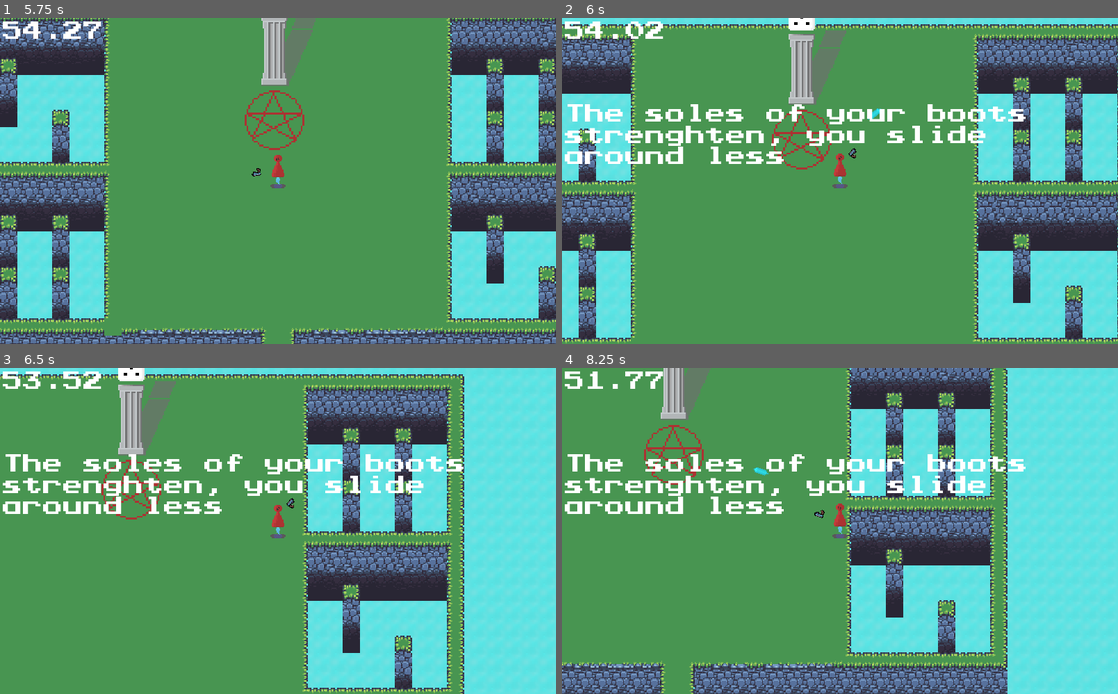
Above: before the commit, frames 1-4 (two rows, left to right).
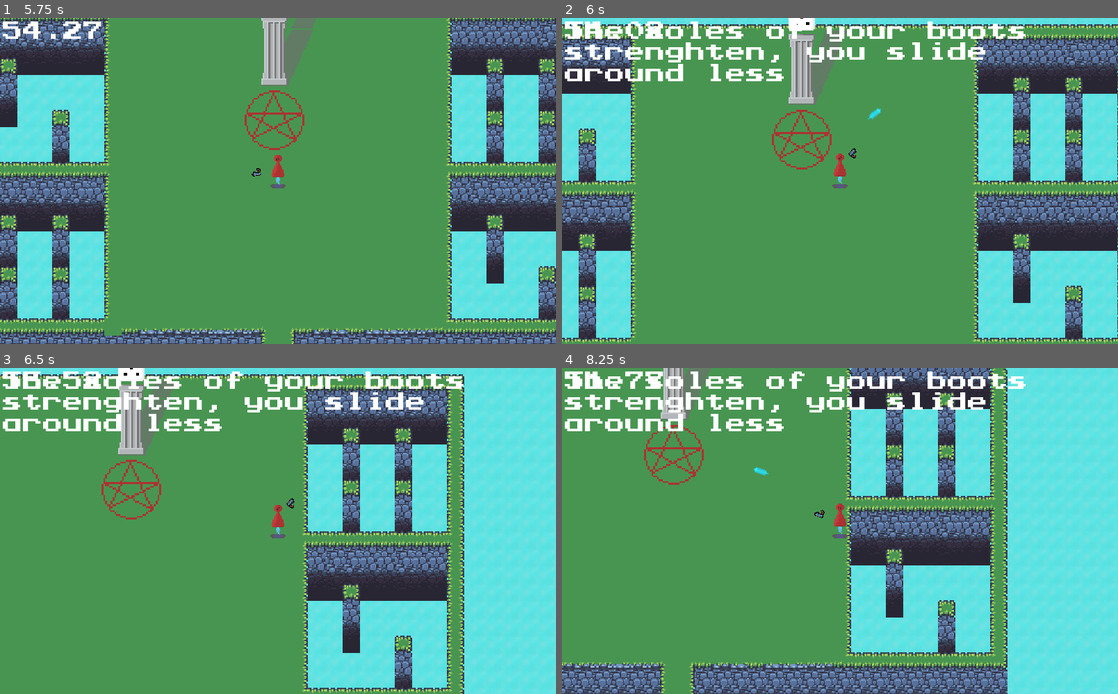
Above: after the commit, the same moments.

Repository: whoisEllie/GMTKJam_2022
Game: Godot game, scene res://Levels/RandomScene.tscn
Same seed, same stepped clock (60 frames per second), same inputs: the game is played once before the commit and once after it. This scene is started directly instead of the project's main scene.
Inputs (mouse positions are in pixels of both pictures, inside the frame that each line leads up to):
- Up to frame 1 (5.75 s): tap Enter (ui_accept) at 0.5, 0.77, 1.52, 3.02, 3.77, 4.52 s; move the mouse to (266, 181) at 0.52 s; hold W (move_up) 0.53-2.03 s; click (266, 181) at 0.6 s; move the mouse to (278, 37) at 1.27 s; click (278, 37) at 1.35 s; move the mouse to (111, 132) at 2.02 s; hold A (move_left) 2.03-3.53 s; click (111, 132) at 2.1 s; move the mouse to (305, 181) at 2.77 s; click (305, 181) at 2.85 s; move the mouse to (194, 99) at 3.52 s; hold S (move_down) 3.53-4.28 s; click (194, 99) at 3.6 s; move the mouse to (400, 164) at 4.27 s; hold D (move_right) 4.28-5.03 s; click (400, 164) at 4.35 s; move the mouse to (166, 197) at 5.02 s; hold W (move_up) from 5.03 s (still down); click (166, 197) at 5.1 s
- Up to frame 2 (6 s): move the mouse to (895, 109) at 5.77 s; release W (move_up) at 5.78 s; hold D (move_right) from 5.78 s (still down); click (895, 109) at 5.85 s
- Up to frame 3 (6.5 s): keep holding D (move_right); tap Enter (ui_accept) at 6.02 s
- Up to frame 4 (8.25 s): move the mouse to (812, 596) at 6.52 s; click (812, 596) at 6.6 s; tap Enter (ui_accept) at 6.77, 7.52 s; move the mouse to (1006, 579) at 7.27 s; click (1006, 579) at 7.35 s; move the mouse to (673, 482) at 8.02 s; release D (move_right) at 8.03 s; hold S (move_down) from 8.03 s (still down); click (673, 482) at 8.1 s

Frame 1 is identical in both runs. In frame 2, 7.6% of the frame differs, in the area x 0-84%, y 1-45%; in frame 3, 7.6%; in frame 4, 7.7%.

Commit message:
Updated ReadME

Diff:
--- a/DiceIt/Scenes/Pentagram.gd
+++ b/DiceIt/Scenes/Pentagram.gd
@@ -13,6 +13,7 @@
 	timer.one_shot = true;
 	add_child(timer)
 	$AudioStreamPlayer2D.stream = thunder
+	$CanvasLayer/Control/RichTextLabel.text = ""
 
 # Called every frame. 'delta' is the elapsed time since the previous frame.
 #func _process(delta):
--- a/DiceIt/UI/RandomSceneUI.tscn
+++ b/DiceIt/UI/RandomSceneUI.tscn
@@ -18,12 +18,10 @@
 anchor_bottom = 1.0
 
 [node name="RichTextLabel" type="RichTextLabel" parent="."]
-anchor_top = 0.5
-anchor_bottom = 0.5
 margin_left = 5.0
-margin_top = -142.0
+margin_top = 5.0
 margin_right = 976.0
-margin_bottom = 146.0
+margin_bottom = 293.0
 size_flags_horizontal = 2
 theme = SubResource( 1 )
 custom_fonts/mono_font = SubResource( 2 )
Not shown, changed: README.md
